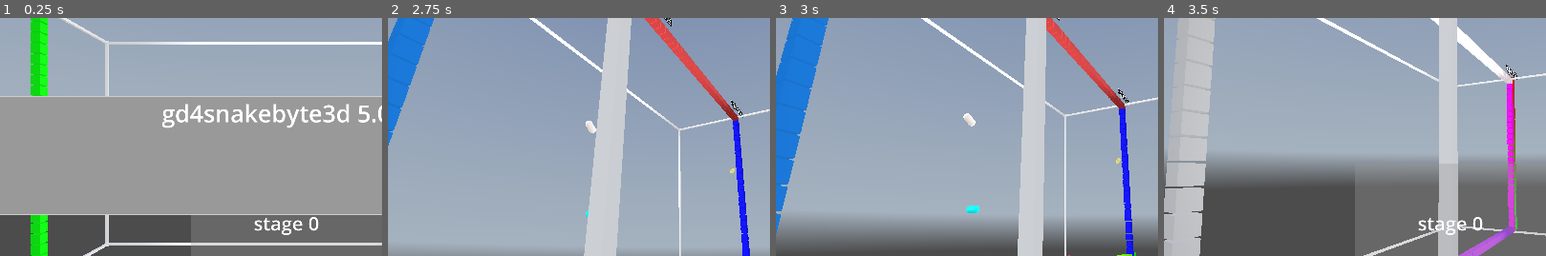
Above: before the commit, frames 1-4 (left to right).
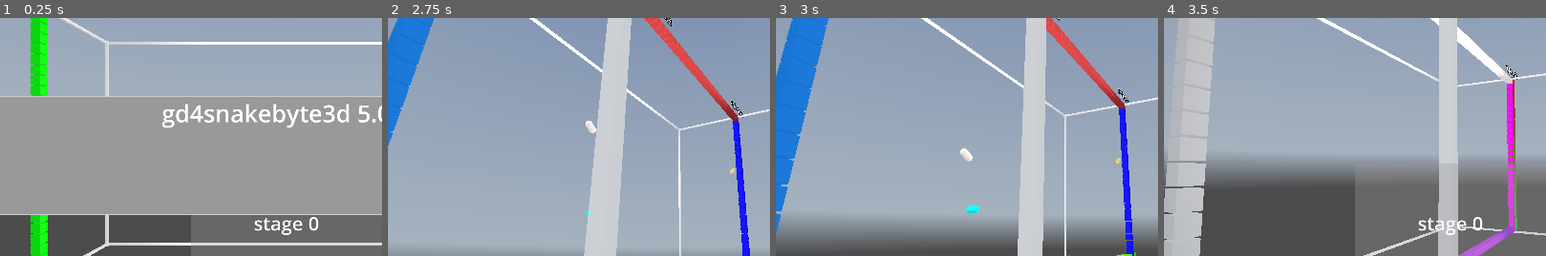
Above: after the commit, the same moments.

Repository: kasworld/gd4snakebyte3d
Game: Godot game, scene res://main.tscn
Two runs of this game, one before a commit and one after it. Both use one fixed random seed, a clock stepped at 60 frames per second and the inputs below. A sky picture missing from this copy of the repository is replaced by a grey-blue gradient.
Inputs (mouse positions are % of the whole screen's width and height, from its top left):
- Up to frame 1 (0.25 s): no input
- Up to frame 2 (2.75 s): tap Enter at 0.5, 2.1 s; move the mouse to (72, 45) at 0.52 s; hold Right 0.53-1.28 s; tap Q at 0.6 s; click (72, 45) at 0.67 s; tap Space at 0.77, 1.52 s; move the mouse to (30, 55) at 1.27 s; hold Down 1.28-2.03 s; tap E at 1.35 s; move the mouse to (60, 28) at 2.02 s; hold Right from 2.03 s (still down)
- Up to frame 3 (3 s): move the mouse to (45, 70) at 2.77 s; release Right at 2.78 s; hold Up from 2.78 s (still down); tap Q at 2.85 s; click (45, 70) at 2.92 s
- Up to frame 4 (3.5 s): keep holding Up; tap Space at 3.02 s
The pictures show only the part of the screen within x 12-62%, y 24-74%; the shares and areas given below are measured in that part.

Frames 1-2 are identical in both runs. In frame 3, 0.2% of the frame differs, in the area x 48-53%, y 40-61%; in frame 4, nothing differs.

Commit message:
WIP astar_grid

Diff:
--- a/snake_byte/apple/apple.gd
+++ b/snake_byte/apple/apple.gd
@@ -1,9 +1,9 @@
 extends SBObj
 class_name SBApple
 
+var field :PlacedThings
 var number :int
 var pos2d :Vector2i
-var field :PlacedThings
 var rotate_v :float
 
 func _to_string() -> String:
--- a/snake_byte/plum/plum.gd
+++ b/snake_byte/plum/plum.gd
@@ -1,21 +1,24 @@
 extends SBObj
 class_name SBPlum
+
+var field :PlacedThings
+var astar_grid :AStarGrid2D
 
 var number :int
 var pos2d :Vector2i
 var old_pos2d :Vector2i
 var old_pos_time :float
 var move_dir :Dir8Lib.Dir
-var field :PlacedThings
 var rotate_v :float
 
 func _to_string() -> String:
 	return "SBPlum%d (%d,%d) %s" % [number, pos2d.x,pos2d.y, move_dir]
 
-func init(f :PlacedThings, p2d :Vector2i, d :Dir8Lib.Dir, n :int) -> SBPlum:
+func init(field_a :PlacedThings, astar_grid_a :AStarGrid2D, p2d :Vector2i, d :Dir8Lib.Dir, n :int) -> SBPlum:
+	field = field_a
+	astar_grid = astar_grid_a
 	number = n
 	$"번호".text = "%d" % number
-	field = f
 	pos2d = p2d
 	move_dir = d
 	$"모양".mesh.material.albedo_color = NamedColors.random_color()
@@ -25,8 +28,9 @@
 	$"이동모양".mesh = $"모양".mesh
 	rotate_v = randf_range(-5,5)
 
-	var old = field.set_at(p2d, self)
+	var old = field.set_at(pos2d, self)
 	assert(old == null, "%s pos not empty %s" % [self, old])
+	astar_grid.set_point_solid(pos2d)
 	position = get_pos3d()
 	return self
 
@@ -88,4 +92,6 @@
 		pos2d = pos2d + Dir8Lib.Dir2Vt[new_dict.move]
 	move_dir = new_dict.dir
 	field.move(old_pos2d,pos2d)
+	astar_grid.set_point_solid(old_pos2d,false)
+	astar_grid.set_point_solid(pos2d)
 	position = get_pos3d()
--- a/snake_byte/sb_obj/sb_obj.gd
+++ b/snake_byte/sb_obj/sb_obj.gd
@@ -2,3 +2,5 @@
 class_name SBObj
 
 ## for field :PlacedThings
+## block snake SBPlum SBSnake SBWalls
+## not block snake SBApple SBGoal SBStart
--- a/snake_byte/snake/snake.gd
+++ b/snake_byte/snake/snake.gd
@@ -7,6 +7,8 @@
 signal reach_goal()
 
 var field :PlacedThings
+var astar_grid :AStarGrid2D
+
 var pos2d_list :Array[Vector2i]
 var move_dir :Dir8Lib.Dir
 var dest_body_len :int
@@ -16,8 +18,10 @@
 func _to_string() -> String:
 	return "SBSnake alive:%s movedir:%s %s" % [is_alive,move_dir,pos2d_list]
 
-func init(f :PlacedThings) -> SBSnake:
-	field = f
+func init(field_a :PlacedThings, astar_grid_a :AStarGrid2D) -> SBSnake:
+	field = field_a
+	astar_grid = astar_grid_a
+
 	var mesh := SphereMesh.new()
 	mesh.radius = SBStage.tile_size.x /2
 	mesh.height = SBStage.tile_size.y
@@ -43,6 +47,7 @@
 		if old is not SBStart:
 			field.del_at(tailpos)
 			assert( old is SBSnake, "invalid tailpos %s %s" %[tailpos, old] )
+			astar_grid.set_point_solid(tailpos, false)
 		else :
 			tail_enter.emit()
 	var headpos := get_next_head_pos()
@@ -59,6 +64,7 @@
 		return
 	pos2d_list.push_front(headpos)
 	field.set_at(headpos, self)
+	astar_grid.set_point_solid(headpos)
 	$Body.set_visible_count(pos2d_list.size())
 	for i in pos2d_list.size():
 		$Body.set_inst_position(i, SBStage.pos2d_to_pos3d(pos2d_list[i].x,pos2d_list[i].y))
--- a/snake_byte/stage.gd
+++ b/snake_byte/stage.gd
@@ -29,14 +29,10 @@
 static var SnakeLifeIncOnStageClear := 1
 static var ScorePerApple := 10
 
-#class Start:
-	#pass
-#class Goal:
-	#pass
-
 var game_info :Dictionary
-
 var field :PlacedThings
+var astar_grid :AStarGrid2D
+
 var plum_list :Array
 var apple_make_count :int
 var apple_eat_count :int
@@ -103,7 +99,13 @@
 	snake_step_after_eat = 0
 	apple_make_count = apple_eat_count
 	field = PlacedThings.new(SBWalls.FieldSize)
-	$Walls.init(game_info.stage_number, field )
+	astar_grid = AStarGrid2D.new()
+	astar_grid.region = Rect2i( Vector2i(0,0), SBWalls.FieldSize)
+	astar_grid.diagonal_mode = AStarGrid2D.DIAGONAL_MODE_NEVER
+	astar_grid.default_estimate_heuristic = AStarGrid2D.HEURISTIC_MANHATTAN
+	astar_grid.default_compute_heuristic = AStarGrid2D.HEURISTIC_MANHATTAN
+	astar_grid.update()
+	$Walls.init(game_info.stage_number, field , astar_grid)
 	field.set_at( SBWalls.StartPos, SBStart.new())
 	for i in SBStage.PlumCount:
 		add_plum(i)
@@ -119,7 +121,7 @@
 	snake.connect("snake_dead", snake_die)
 	snake.connect("tail_enter", snake_enter_complete)
 	snake.connect("reach_goal", snake_reach_goal)
-	snake.init(field)
+	snake.init(field, astar_grid)
 	return self
 
 func snake_die() -> void:
@@ -161,7 +163,8 @@
 func add_plum(i:int) -> void:
 	var pos := field.find_empty_pos(10)
 	assert(pos!=Vector2i(-1,-1), "fail to find empty pos in field")
-	var pl :SBPlum = preload("res://snake_byte/plum/plum.tscn").instantiate().init(field, pos , Dir8Lib.DiagonalList.pick_random(), i)
+	var pl :SBPlum = preload("res://snake_byte/plum/plum.tscn").instantiate(
+		).init(field, astar_grid, pos , Dir8Lib.DiagonalList.pick_random(), i)
 	add_child(pl)
 	plum_list.append(pl)
 
--- a/snake_byte/walls/walls.gd
+++ b/snake_byte/walls/walls.gd
@@ -24,13 +24,15 @@
 ]
 
 var field :PlacedThings
-var wall_list :Array
+var astar_grid :AStarGrid2D
+var wall_list :Array # [ [Vector2i] ]
 var startwall_index :int
 var goalwall_index :int
 var animate_inst :Dictionary
 
-func init(stage_number :int, f :PlacedThings) -> void:
-	field = f
+func init(stage_number :int, field_a :PlacedThings, astar_grid_a :AStarGrid2D) -> void:
+	field = field_a
+	astar_grid = astar_grid_a
 	wall_list = []
 	var mesh := BoxMesh.new()
 	mesh.size = SBStage.tile_size *0.9
@@ -40,7 +42,7 @@
 	exec_script(BounderyWalls)
 	var wall_script :Array = StageWalls[stage_number % StageWalls.size()]
 	exec_script(wall_script)
-	field2wall()
+	wall_list_to_MMS()
 	# stop old animation
 	animate_inst = {
 		"start_time" : 0,
@@ -50,27 +52,30 @@
 		"pos2" :Vector3.ZERO,
 	}
 
-func field2wall() -> void:
-	var wall_count := 0
+func wall_list_to_MMS() -> void:
+	var inst_index := 0
 	for l in wall_list:
 		var co :Color = NamedColors.random_color()
 		for pos in l:
 			if pos == GoalPos:
-				goalwall_index = wall_count
+				goalwall_index = inst_index
 			if pos == StartPos:
-				startwall_index = wall_count
+				startwall_index = inst_index
 				pos = pos + Dir8Lib.Dir2Vt[Dir8Lib.Dir.SouthEast]
 			else:
 				field.set_at(pos, self)
+				astar_grid.set_point_solid(pos)
 			var pos3d := SBStage.pos2d_to_pos3d(pos.x, pos.y)
-			$MultiMeshShape.set_inst_position(wall_count, pos3d)
-			$MultiMeshShape.set_inst_color(wall_count, co)
-			wall_count += 1
-	$MultiMeshShape.set_visible_count(wall_count)
+			$MultiMeshShape.set_inst_position(inst_index, pos3d)
+			$MultiMeshShape.set_inst_color(inst_index, co)
+			inst_index += 1
+	$MultiMeshShape.set_visible_count(inst_index)
 
 func close_startpos() -> void:
 	var pos := StartPos
 	field.set_at(pos, self)
+	astar_grid.set_point_solid(pos)
+
 	var tmp := StartPos+Dir8Lib.Dir2Vt[Dir8Lib.Dir.SouthEast]
 	var pos1 := SBStage.pos2d_to_pos3d(tmp.x, tmp.y)
 	var pos2 := SBStage.pos2d_to_pos3d(StartPos.x,StartPos.y)
@@ -85,6 +90,8 @@
 func open_goalpos() -> void:
 	var pos := GoalPos
 	var old = field.set_at( pos, SBGoal.new())
+	astar_grid.set_point_solid(pos, false)
+
 	assert(old == self, "invalid goal pos not wall %s %s" % [pos,old])
 	var pos1 := SBStage.pos2d_to_pos3d(GoalPos.x, GoalPos.y)
 	var tmp := GoalPos+Dir8Lib.Dir2Vt[Dir8Lib.Dir.NorthWest]
